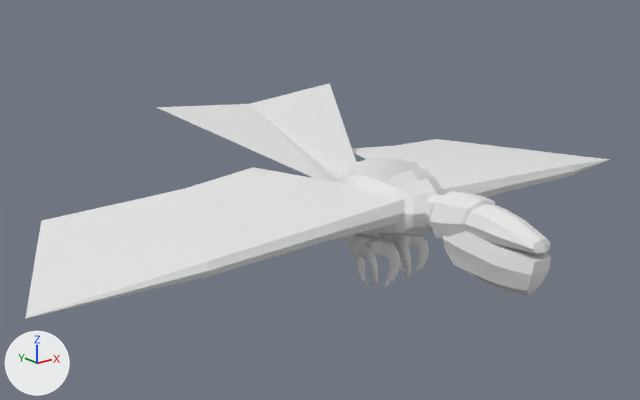
Two versions of the Blender file dev/Creatures/Avian/Raiko/raiko.blend, one commit apart.
The view is the same before and after, from a 50 mm camera at (-7.68, -8.23, 4.91) aimed at (-0.54, 0.7, 1.33). The axes (+X, +Y, +Z) are drawn at lower left. The lights are the same throughout.

The scene before the commit, as lines of its bpy script (objects in view):
```python
ob_body = bpy.data.objects.new('Body', me_body)
ob_body.location = (0.0, 0.0, 1.5)
ob_footleftclawright = bpy.data.objects.new('FootLeftClawRight', me_footleftclawright)
ob_footleftclawright.parent = ob_legleft
ob_footleftclawright.location = (0.171, -0.0943, 0.805)
ob_footrightclawright = bpy.data.objects.new('FootRightClawRight', me_footrightclawright)
ob_footrightclawright.parent = ob_legright
ob_footrightclawright.location = (-0.171, -0.0943, 0.805)
ob_head = bpy.data.objects.new('Head', me_head)
ob_head.parent = ob_body
ob_head.location = (0.0, -0.91, 1.5)
ob_legright = bpy.data.objects.new('LegRight', me_legright)
ob_legright.parent = ob_body
ob_legright.location = (-0.2, 0.39, 0.98)
ob_mouth = bpy.data.objects.new('Mouth', me_mouth)
ob_mouth.parent = ob_head
ob_mouth.location = (0.0, -1.51, 1.425)
ob_wingleft = bpy.data.objects.new('WingLeft', me_wingleft)
ob_wingleft.parent = ob_body
ob_wingleft.location = (0.25, -0.55, 1.5)
ob_wingright = bpy.data.objects.new('WingRight', me_wingright)
ob_wingright.parent = ob_body
ob_wingright.location = (-0.25, -0.55, 1.5)
```
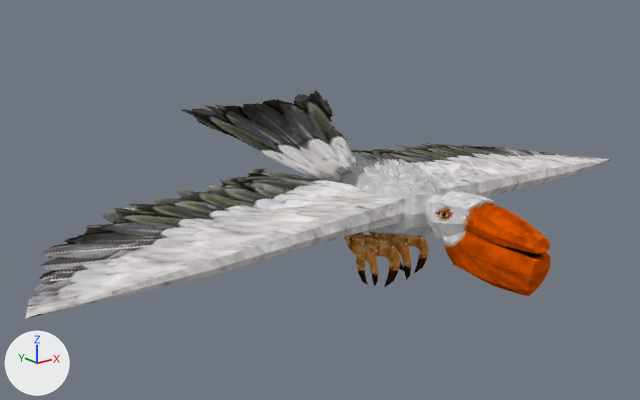
Boxes (x1, y1, x2, y2) around the edits, measured in the pictures (640 x 400 px):
'WingRight', surface changed (white to grey): (26, 167, 405, 318) in both
'Body', surface changed (white to grey): (156, 83, 445, 236) in both
'WingLeft', surface changed (white to grey): (351, 139, 609, 197) in both
'Head', surface changed: (425, 191, 551, 254) in both
'Mouth', surface changed (grey to brown): (442, 231, 551, 296) in both
'FootRightClawRight', surface changed (grey to brown): (376, 238, 401, 287) in both
'LegRight', surface changed (grey to brown): (344, 232, 380, 256) in both
'FootLeftClawRight', surface changed (grey to brown): (392, 235, 411, 280) in both
'FootLeftClawLeft', surface changed (grey to brown): (408, 236, 429, 273) in both
'FootRightClawLeft', surface changed (grey to brown): (361, 243, 378, 286) in both
'FootRightClawBack', surface changed (grey to brown): (356, 256, 368, 285) in both
'LegLeft', surface changed (grey to brown): (370, 232, 411, 245) in both
'FootLeftClawBack', surface changed: (399, 263, 404, 271) in both

The change, as a list of edits to the scene's bpy script:
```text
Add img_raiko:
    img_raiko = load_image('raiko', 'raiko.png', 256, 256, 'sRGB')
Change mat_roc:
    remove # nodes: BsdfDiffuse, OutputMaterial
    nodes: BsdfDiffuse, BsdfTransparent, MixShader, OutputMaterial, TexImage
    uses the picture img_raiko
```
